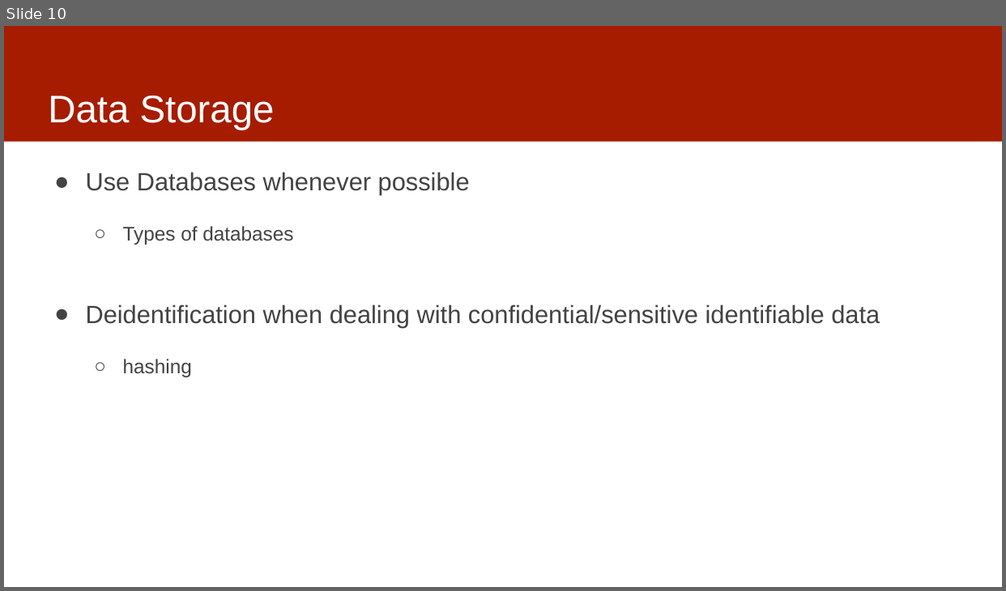
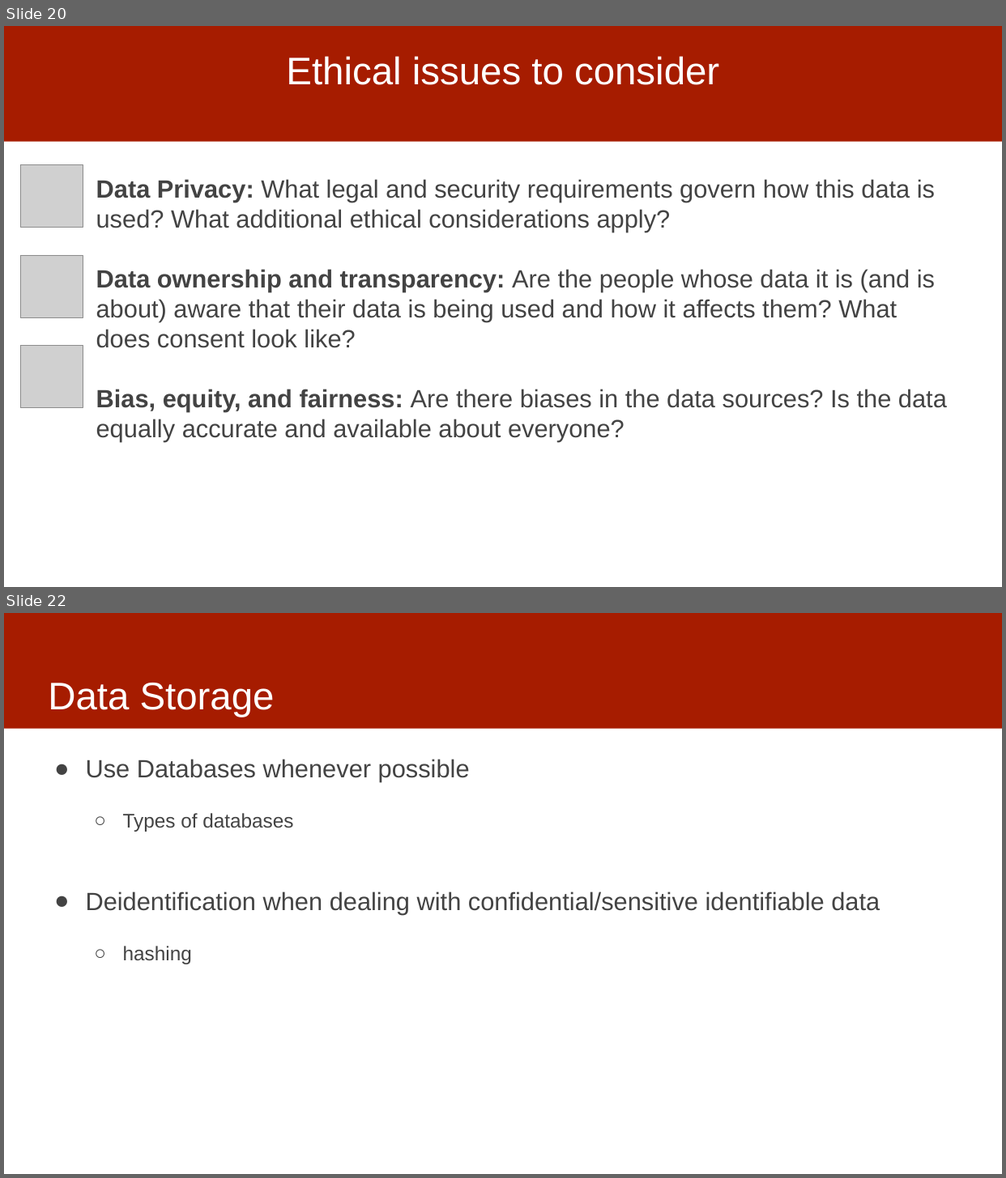
Before and after one commit to dssg/MLinPractice, a slide deck: Lectures/Lecture3-Data.pptx. Shown one above the other, each under a label of ours: slide 10 before the commit, slides 20 and 22 after it; the slides between them are not shown. The pictures are 1006x591 and 1006x1178 pixels, drawn with LibreOffice and Linux fonts; fonts in the diff are those of the drawing; grey boxes stand for pictures. Boxes give left, top, right and bottom in pixels: in the first picture for what was removed or moved away, otherwise in the second. Text is boxed around its words. In the diff, an @@ line names an element or a change of style, - is before the commit and + after.

```diff
--- a/Lectures/Lecture3-Data.pptx
+++ b/Lectures/Lecture3-Data.pptx
@@ slide 20 added at box(4, 26, 1002, 587), background #FFFFFF; not listed: 1 template element that a slide beside it also shows @@
@@ title added at box(286, 56, 719, 85), 37 pt, text #FFFFFF @@
+Ethical issues to consider
@@ picture added at box(20, 165, 83, 228) @@
@@ text added at box(96, 179, 947, 442), 24 pt, text #434343 @@
+Data Privacy: What legal and security requirements govern how this data is used? What additional ethical considerations apply?
+Data ownership and transparency: Are the people whose data it is (and is about) aware that their data is being used and how it affects them? What does consent look like?
+Bias, equity, and fairness: Are there biases in the data sources? Is the data equally accurate and available about everyone?
@@ picture added at box(20, 255, 83, 318) @@
@@ picture added at box(20, 346, 83, 408) @@
@@ what was slide 10 is now slide 22 @@
```
Also in this commit, not shown: 2 slides changed, 12 other slides added.
